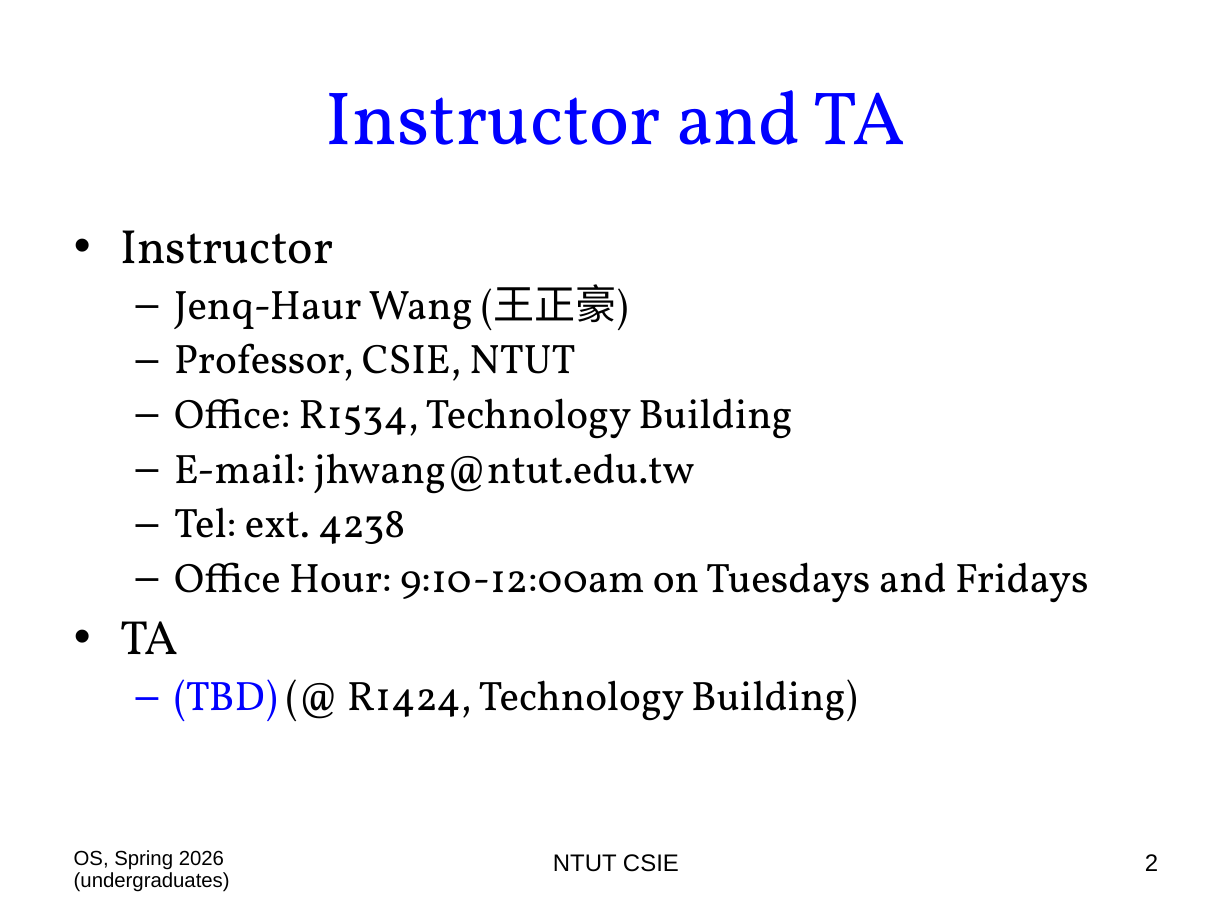
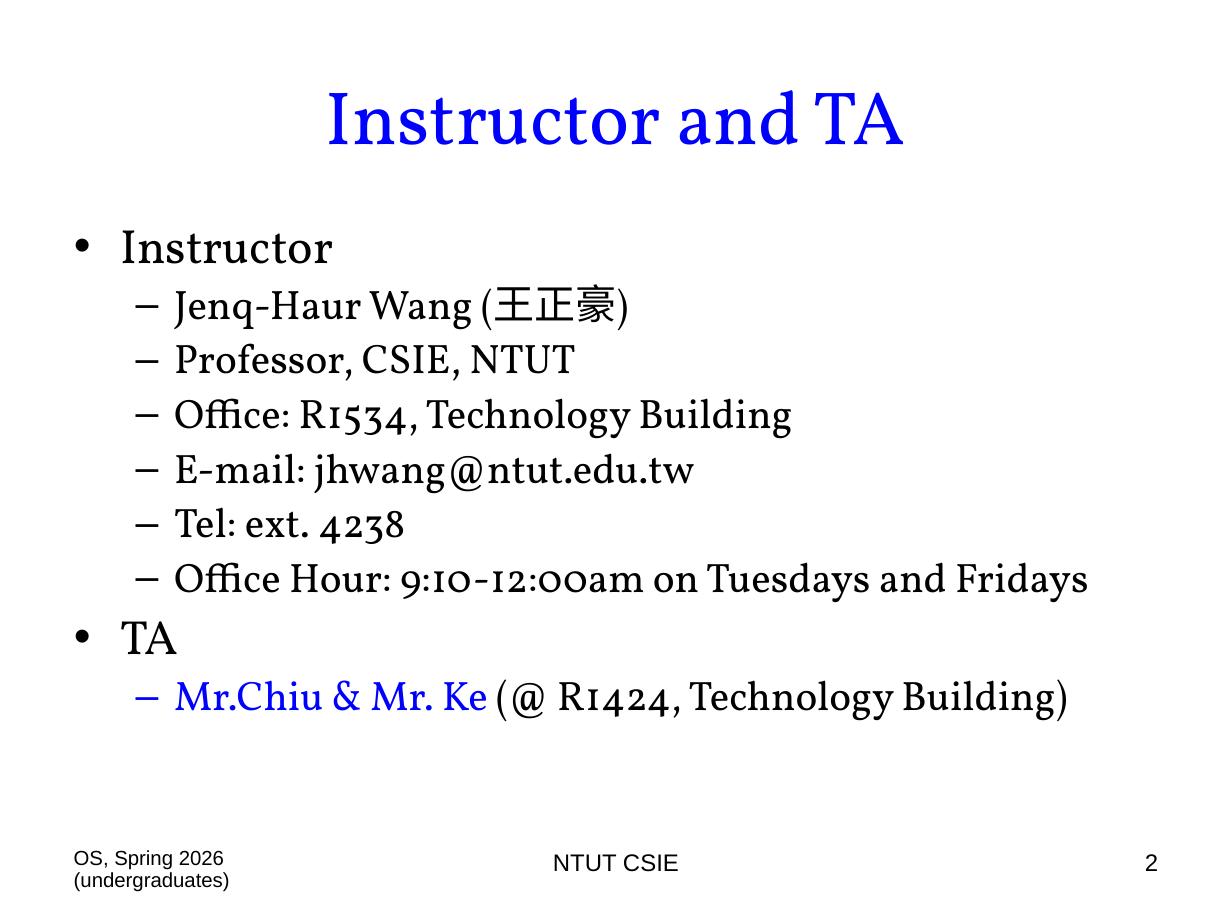
Before and after one commit to chriswjh/chriswjh.github.io, a slide deck: slide 2 of OSu/00-Overview.ppt. Drawn at 1232x924 pixels with LibreOffice and Linux fonts; fonts in the diff are those of the drawing. Boxes give left, top, right and bottom in pixels: in the first picture for what was removed or moved away, otherwise in the second. Text is boxed around its words. In the diff, an @@ line names an element or a change of style, - is before the commit and + after.

```diff
--- a/OSu/00-Overview.ppt
+++ b/OSu/00-Overview.ppt
@@ text at bbox=[174, 679, 1067, 721]: text changed @@
-  – (TBD) (@ R1424, Technology Building)
+  – Mr.Chiu & Mr. Ke (@ R1424, Technology Building)
```
Also in this commit, not shown: 5 other slides changed, 1 other file.
